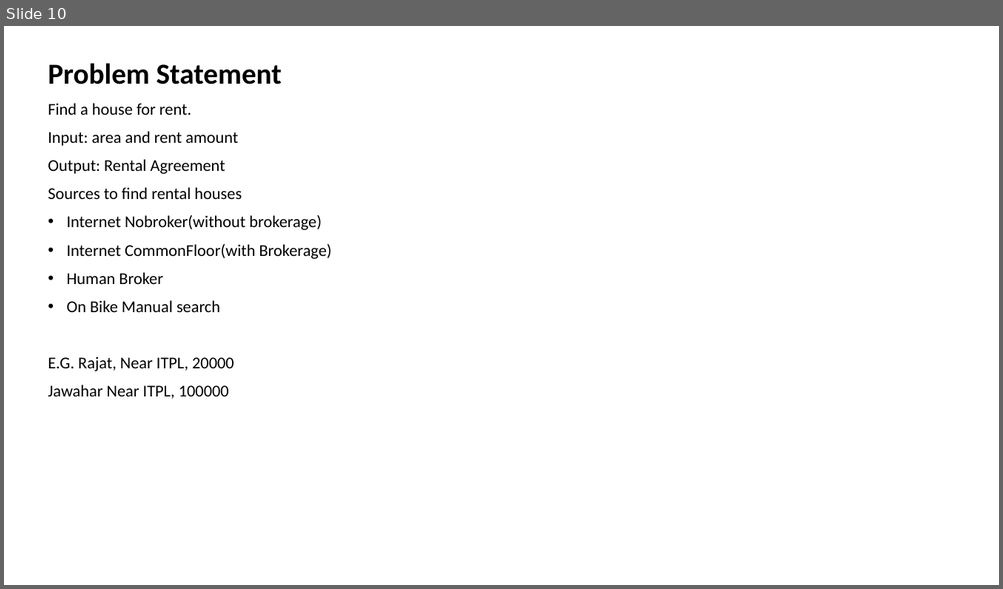
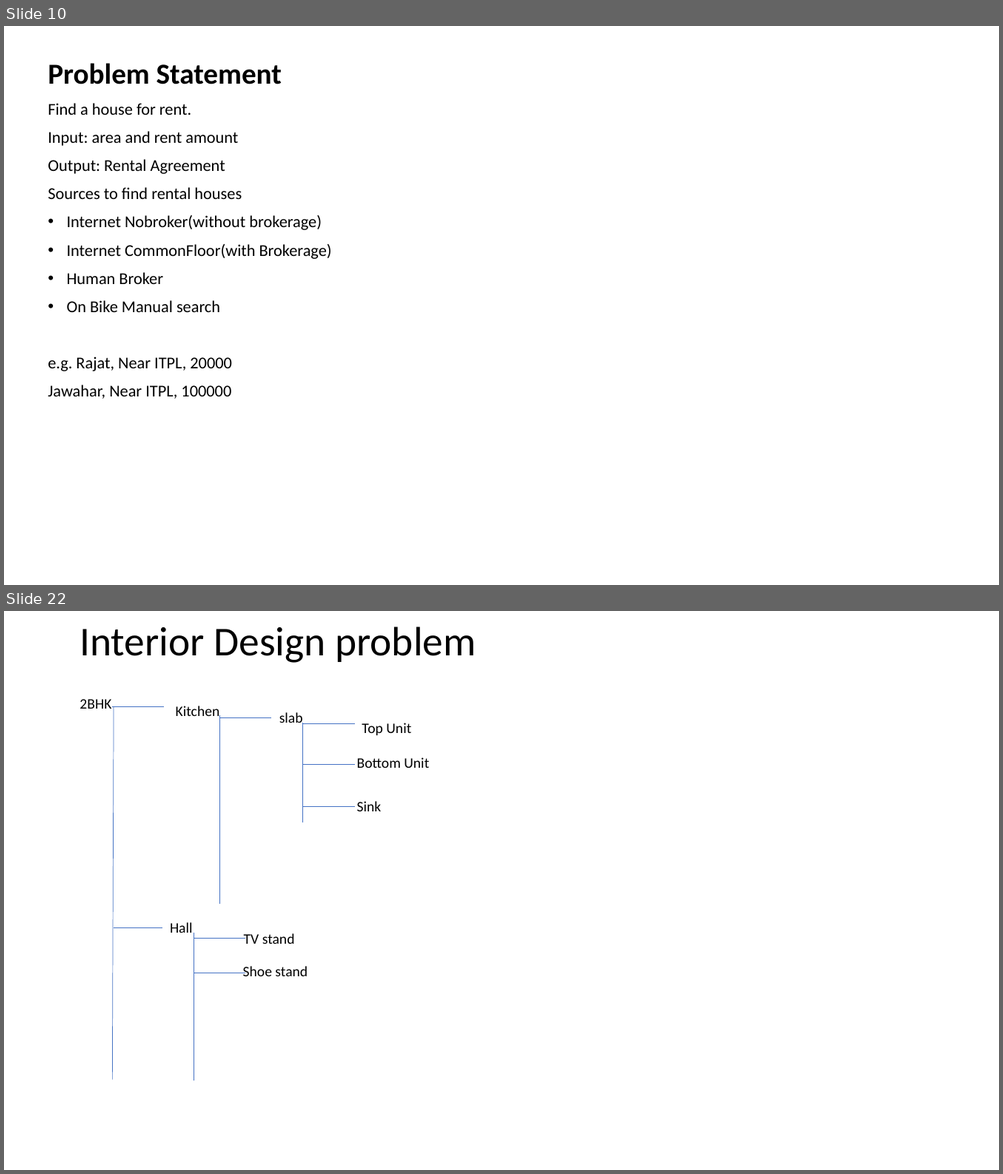
Before and after one commit to RamSBhadri/Docs, a slide deck: design pattern.pptx. Shown one above the other, each under a label of ours: slide 10 before the commit, slides 10 and 22 after it; the slides between them are not shown. The pictures are 1003x589 and 1003x1174 pixels, drawn with LibreOffice and Linux fonts; fonts in the diff are those of the drawing. Boxes give left, top, right and bottom in pixels: in the first picture for what was removed or moved away, otherwise in the second. Text is boxed around its words. In the diff, an @@ line names an element or a change of style, - is before the commit and + after.

Commit message:
Design patterns code

```diff
--- a/design pattern.pptx
+++ b/design pattern.pptx
@@ slide 22 added at [4,611,999,1170], background #FFFFFF @@
@@ title added at [79,627,475,663], 39.6 pt, text #000000 @@
+Interior Design problem
@@ text added at [79,699,111,709], 14 pt, text #000000 @@
+2BHK
@@ line added from (114, 707) to (112, 1080), #4472C4 0.5 pt @@
@@ line added from (112, 707) to (165, 707), #4472C4 0.5 pt @@
@@ text added at [176,706,220,720], 14 pt, text #000000 @@
+Kitchen
@@ line added from (219, 715) to (219, 904), #4472C4 0.5 pt @@
@@ line added from (219, 718) to (271, 718), #4472C4 0.5 pt @@
@@ text added at [279,712,303,727], 14 pt, text #000000 @@
+slab
@@ line added from (302, 723) to (302, 822), #4472C4 0.5 pt @@
@@ line added from (302, 723) to (355, 723), #4472C4 0.5 pt @@
@@ text added at [361,723,411,735], 14 pt, text #000000 @@
+Top Unit
@@ line added from (302, 765) to (355, 765), #4472C4 0.5 pt @@
@@ text added at [357,758,429,768], 14 pt, text #000000 @@
+Bottom Unit
@@ line added from (302, 806) to (355, 806), #4472C4 0.5 pt @@
@@ text added at [357,801,381,812], 14 pt, text #000000 @@
+Sink
@@ line added from (114, 928) to (162, 928), #4472C4 0.5 pt @@
@@ text added at [170,923,193,933], 14 pt, text #000000 @@
+Hall
@@ line added from (193, 934) to (193, 1081), #4472C4 0.5 pt @@
@@ line added from (193, 939) to (246, 939), #4472C4 0.5 pt @@
@@ text added at [244,934,295,944], 14 pt, text #000000 @@
+TV stand
@@ line added from (193, 973) to (246, 973), #4472C4 0.5 pt @@
@@ text added at [243,966,307,977], 14 pt, text #000000 @@
+Shoe stand
@@ slide 10 changed as well @@
@@ text at [48,357,232,399]: text changed @@
-E.G. Rajat, Near ITPL, 20000
-Jawahar Near ITPL, 100000
+e.g. Rajat, Near ITPL, 20000
+Jawahar, Near ITPL, 100000
```
Also in this commit, not shown: 1 other slide changed, 12 other slides added, 1 slide removed, 16 other files.
